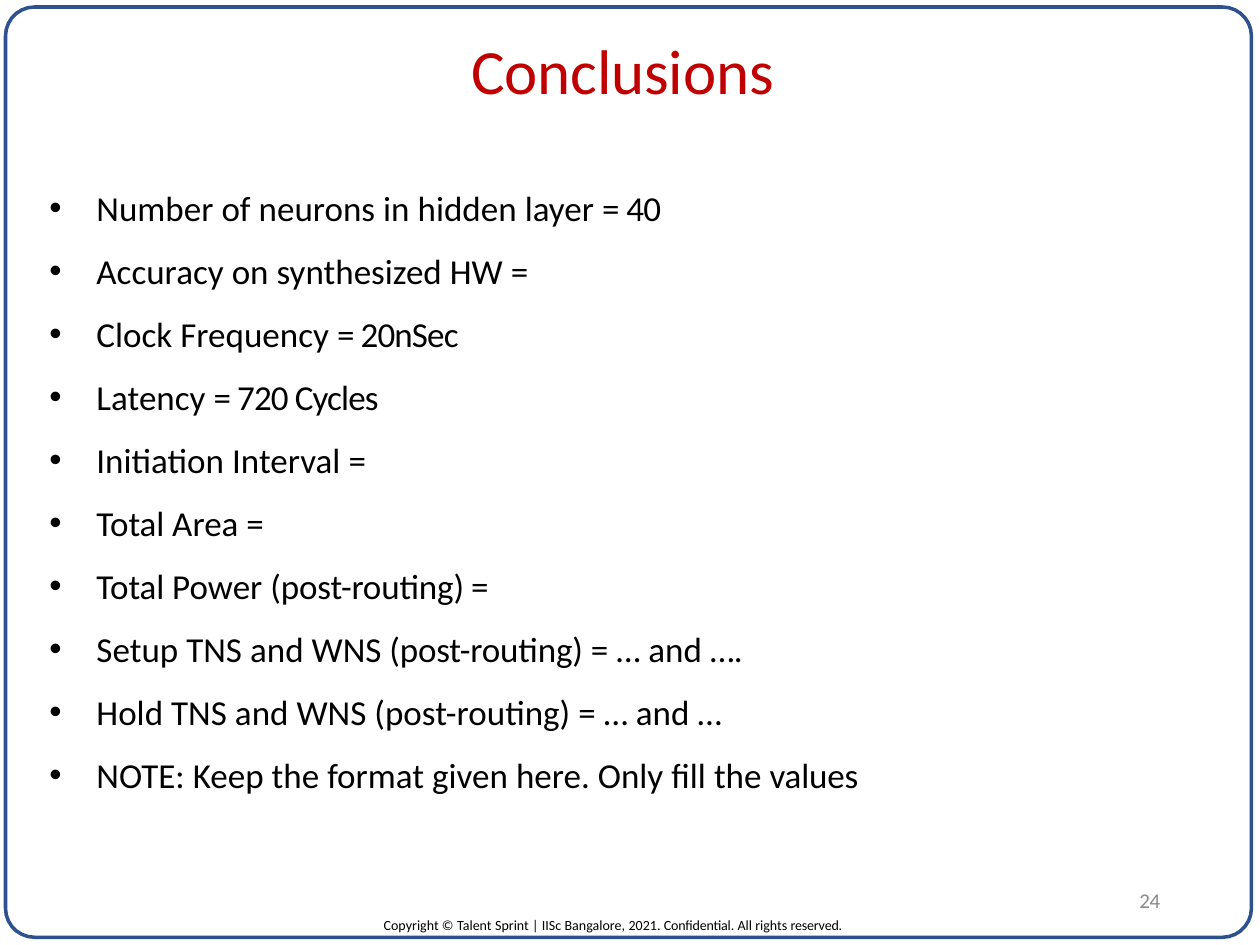
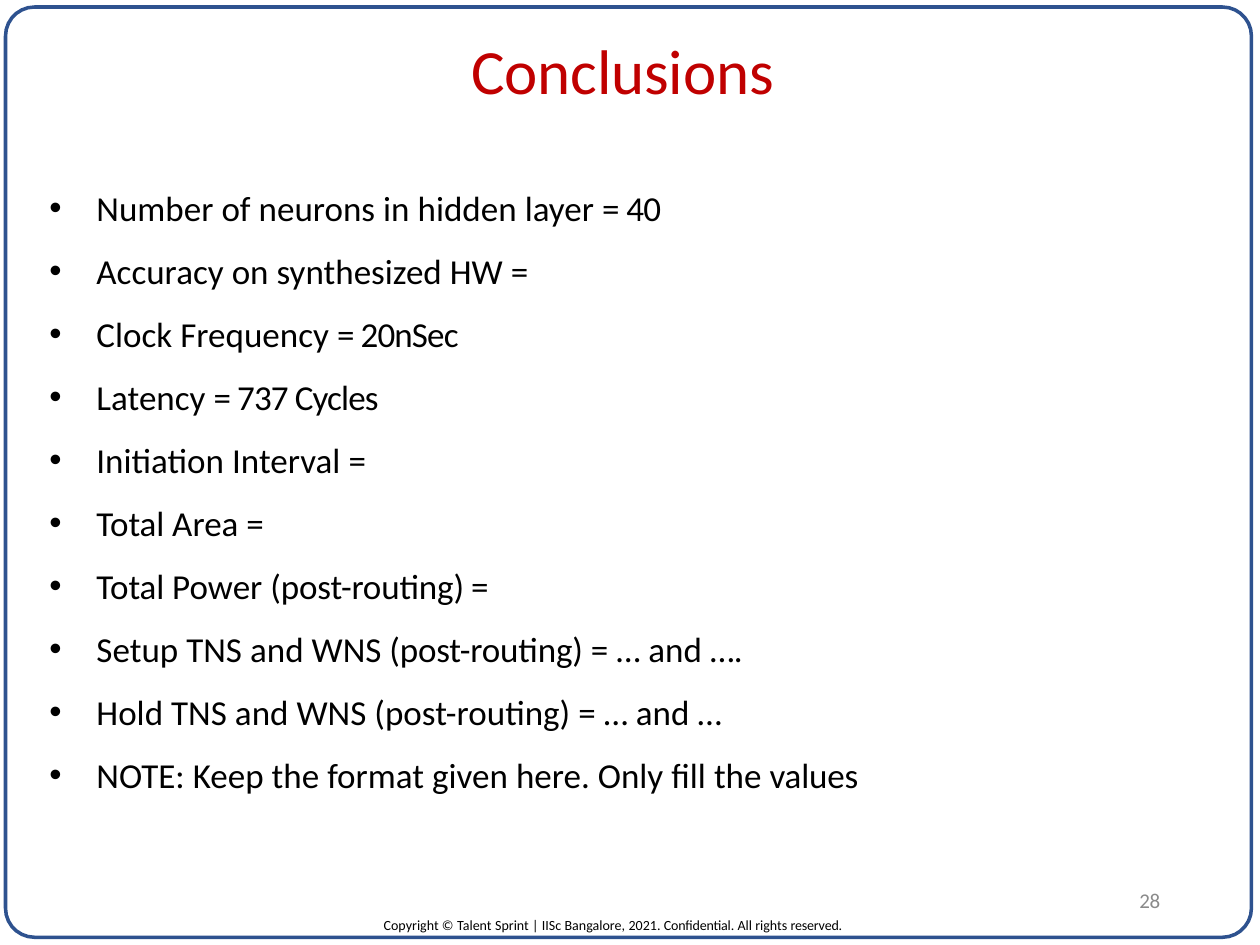
Before and after one commit to pvrajeshkumar/IISC_DVLSI_ML_Project, a slide deck: slide 28 of Project_Report/ASIC for Neural Network inference_P_V_Rajesh_Kumar.pptx (slide 24 before the commit). Drawn at 1260x945 pixels with LibreOffice and Linux fonts; fonts in the diff are those of the drawing. Boxes give left, top, right and bottom in pixels: in the first picture for what was removed or moved away, otherwise in the second. Text is boxed around its words. In the diff, an @@ line names an element or a change of style, - is before the commit and + after.

```diff
--- a/Project_Report/ASIC for Neural Network inference_P_V_Rajesh_Kumar.pptx
+++ b/Project_Report/ASIC for Neural Network inference_P_V_Rajesh_Kumar.pptx
@@ text at <box>96,385,379,416</box>: text changed @@
-• Latency = 720 Cycles
+• Latency = 737 Cycles
@@ page number at <box>1139,894,1160,908</box>: text changed @@
-24
+28
```
Also in this commit, not shown: 6 other slides changed, 4 slides added.
